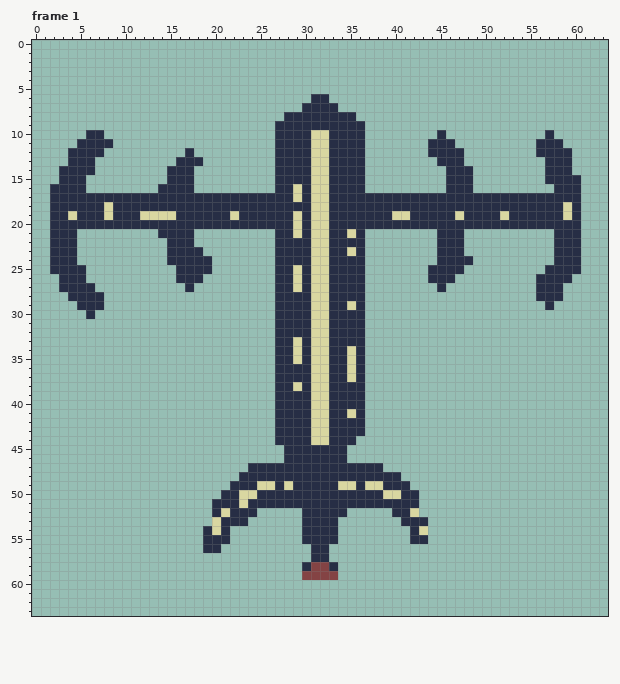
File history of a pixel-art file, assets/satelite_2.aseprite. The first picture shows the starting point.
64x64 pixels, 2 frames. Shown: frame 1.
And afterwards:
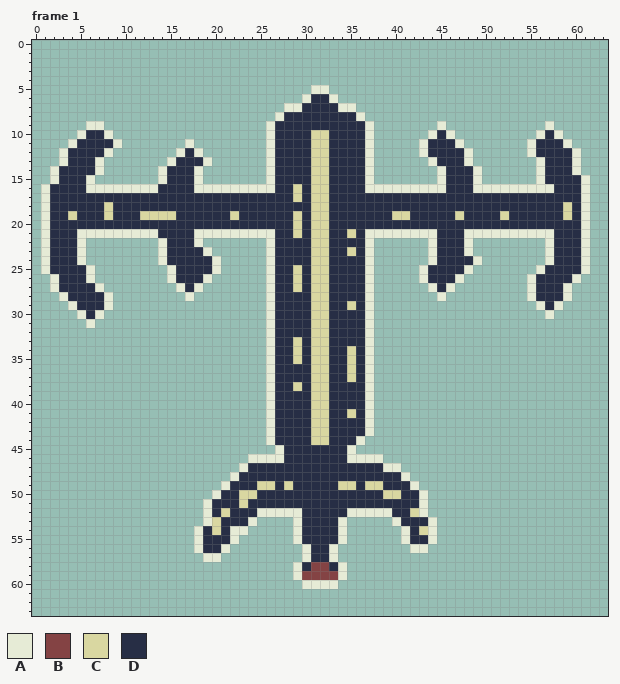
Palette (. is transparent): A #e6ebd6  B #844344  C #d9d7a1  D #272e45
What changed:
Frame 1:
Colour A is added in row 5 at x 31 to 32; in row 6 at x 30 and 33; in row 7 at x 28 to 29 and 34 to 35; in row 8 at x 27 and 36; in row 9 at x 6 to 7, 26, 37, 45 and 57; in row 10 at x 5, 8, 26, 37, 44, 46, 56 and 58.
Colour A is added in row 11 at x 4, 9, 17, 26, 37, 43, 47, 55 and 59; in row 12 at x 3, 8, 16, 18, 26, 37, 43, 48, 55 and 60; in row 13 at x 3, 7, 15, 19, 26, 37, 44, 48, 56 and 60; in row 14 at x 2, 7, 14, 18, 26, 37, 45, 49, 56 and 60; in row 15 at x 2, 6, 14, 18, 26, 37, 45, 49, 56 and 61; in row 16 at x 1, 6 to 13, 18 to 26, 37 to 45, 49 to 57 and 61.
Colour A is added in rows 17 to 20 at x 1 and 61; in row 21 at x 1, 5 to 13, 18 to 26, 37 to 44, 48 to 57 and 61; in row 22 at x 1, 5, 14, 18, 26, 37, 44, 48, 57 and 61; in row 23 at x 1, 5, 14, 19, 26, 37, 44, 48, 57 and 61; in row 24 at x 1, 5, 14, 20, 26, 37, 44, 49, 57 and 61; in row 25 at x 1, 6, 15, 20, 26, 37, 43, 48, 56 and 61.
Colour A is added in row 26 at x 2, 6, 15, 19, 26, 37, 43, 47, 55 and 60; in row 27 at x 2, 7, 16, 18, 26, 37, 44, 46, 55 and 59; in row 28 at x 3, 8, 17, 26, 37, 45, 55 and 59; in row 29 at x 4, 8, 26, 37, 56 and 58; in row 30 at x 5, 7, 26, 37 and 57; in row 31 at x 6, 26 and 37.
Colour A is added in rows 32 to 43 at x 26 and 37; in row 44 at x 26 and 36; in row 45 at x 27 and 35; in row 46 at x 24 to 27 and 35 to 38; in row 47 at x 23 and 39 to 40; in row 48 at x 22 and 41.
Colour A is added in row 49 at x 21 and 42; in row 50 at x 20 and 43; in row 51 at x 19 and 43; in row 52 at x 19, 25 to 29, 35 to 39 and 43; in row 53 at x 19, 24, 29, 34, 40 and 44; in row 54 at x 18, 22 to 23, 29, 34, 41 and 44.
Colour A is added in row 55 at x 18, 22, 29, 34, 41 and 44; in row 56 at x 18, 21, 30, 33 and 42 to 43; in row 57 at x 19 to 20, 30 and 33; in rows 58 to 59 at x 29 and 34; in row 60 at x 30 to 33.
Boxes around the changes in both pictures, in picture pixels (x1, y1, x2, y2):
added: (41, 85, 590, 589)
